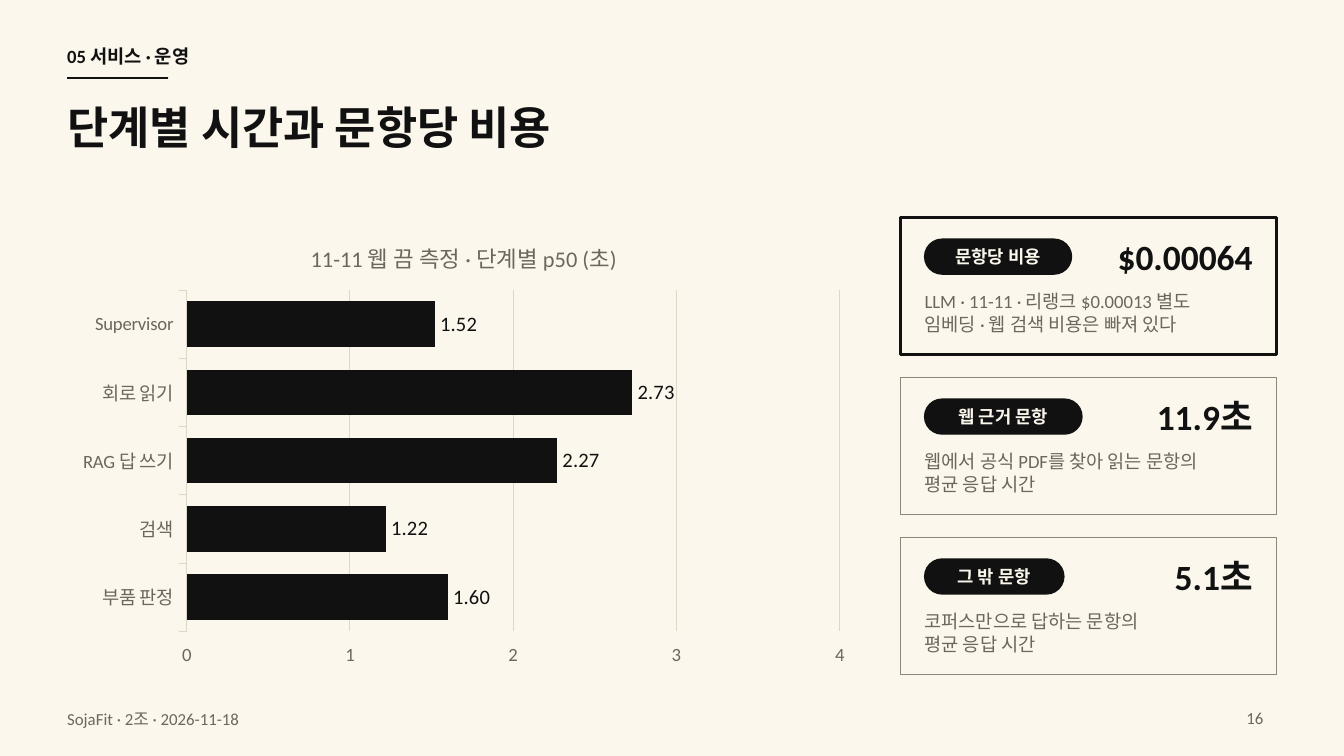
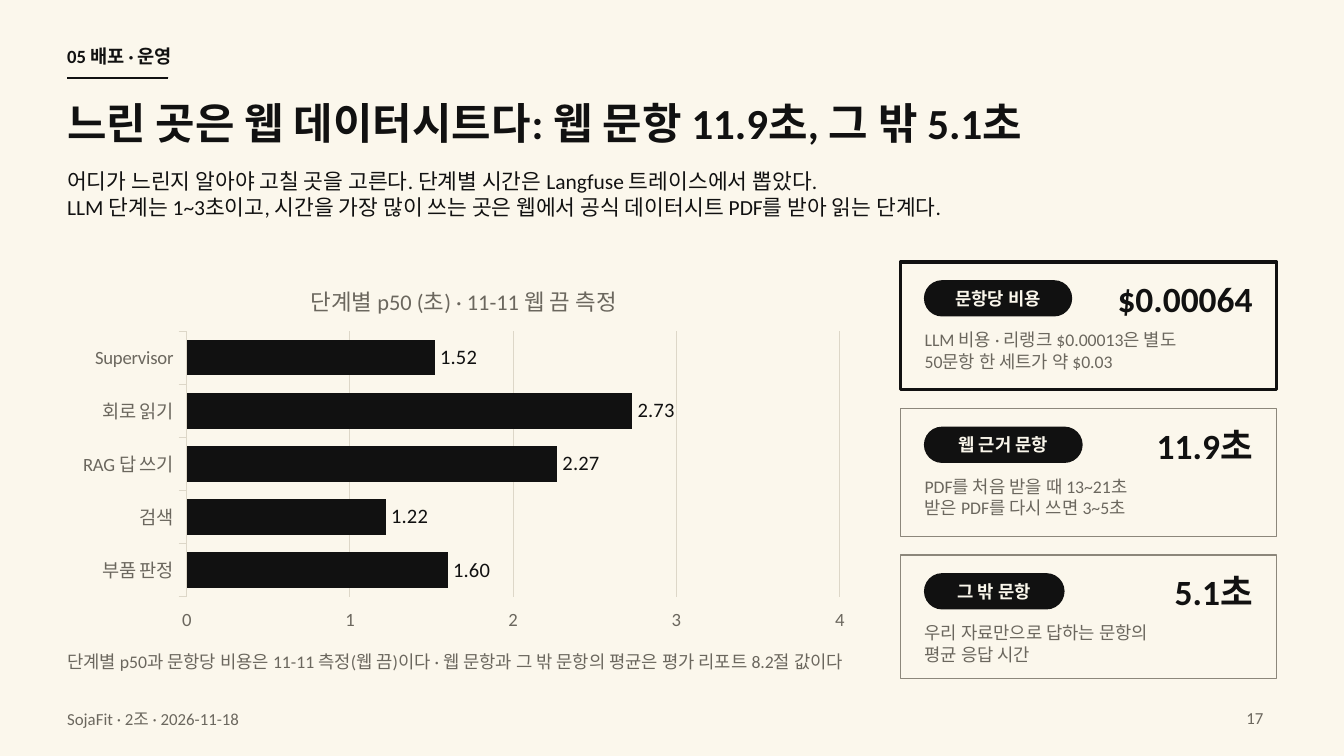
Before and after one commit to HJU5022/SojaFit, a slide deck: slide 17 of docs/deliverables/presentation/sojafit-final-2026-11-18.pptx (slide 16 before the commit). Drawn at 1344x756 pixels with LibreOffice and Linux fonts; fonts in the diff are those of the drawing. Boxes give left, top, right and bottom in pixels: in the first picture for what was removed or moved away, otherwise in the second. Text is boxed around its words. In the diff, an @@ line names an element or a change of style, - is before the commit and + after.

Commit message:
docs: 발표 덱을 20장 최종본으로 바꾸고(화면 캡처 제외 · 구조도 다시 그림 · 배포 절차 장 추가) PRESENTATION.md · 목록 문서 · 작업 기록을 맞춘다

```diff
--- a/docs/deliverables/presentation/sojafit-final-2026-11-18.pptx
+++ b/docs/deliverables/presentation/sojafit-final-2026-11-18.pptx
@@ text at box(67, 47, 172, 65): text changed @@
-05 서비스 · 운영
+05 배포 · 운영
@@ title at box(67, 102, 1022, 145): text changed; size 24 to 23 pt @@
-단계별 시간과 문항당 비용
+느린 곳은 웹 데이터시트다: 웹 문항 11.9초, 그 밖 5.1초
@@ text added at box(67, 171, 941, 218), 11.5 pt, text #111111 @@
+어디가 느린지 알아야 고칠 곳을 고른다. 단계별 시간은 Langfuse 트레이스에서 뽑았다.
+LLM 단계는 1~3초이고, 시간을 가장 많이 쓰는 곳은 웹에서 공식 데이터시트 PDF를 받아 읽는 단계다.
@@ bar chart at box(67, 262, 860, 638) @@
@@ title "11-11 웹 끔 측정 · 단계별 p50 (초)" to "단계별 p50 (초) · 11-11 웹 끔 측정" @@
@@ bar chart: place and size @@
-bar chart at box(67, 218, 860, 675)
+bar chart at box(67, 262, 860, 638)
@@ rectangle: place and size @@
-rectangle at box(900, 218, 1277, 355)
+rectangle at box(900, 262, 1277, 390)
@@ rounded rectangle "문항당 비용": place and size @@
-rounded rectangle "문항당 비용" at box(925, 239, 1071, 274)
+rounded rectangle "문항당 비용" at box(925, 281, 1071, 316)
@@ text "$0.00064": place and size @@
-text "$0.00064" at box(1118, 245, 1253, 274)
+text "$0.00064" at box(1118, 287, 1253, 316)
@@ text at box(925, 331, 1177, 370): text changed; size 10 to 9.5 pt @@
-LLM · 11-11 · 리랭크 $0.00013 별도
-임베딩 · 웹 검색 비용은 빠져 있다
+LLM 비용 · 리랭크 $0.00013은 별도
+50문항 한 세트가 약 $0.03
@@ rectangle: place and size @@
-rectangle at box(900, 378, 1277, 515)
+rectangle at box(900, 409, 1277, 536)
@@ text "11.9초": place and size @@
-text "11.9초" at box(1157, 401, 1253, 431)
+text "11.9초" at box(1157, 429, 1253, 460)
@@ rounded rectangle "웹 근거 문항": place and size @@
-rounded rectangle "웹 근거 문항" at box(925, 399, 1082, 434)
+rounded rectangle "웹 근거 문항" at box(925, 427, 1082, 462)
@@ text removed at box(925, 452, 1197, 493) @@
-웹에서 공식 PDF를 찾아 읽는 문항의
-평균 응답 시간
@@ text added at box(925, 478, 1127, 516), 9.5 pt, text #6B675E @@
+PDF를 처음 받을 때 13~21초
+받은 PDF를 다시 쓰면 3~5초
@@ rectangle: place and size @@
-rectangle at box(900, 538, 1277, 675)
+rectangle at box(900, 555, 1277, 679)
@@ text "5.1초": place and size @@
-text "5.1초" at box(1175, 561, 1253, 591)
+text "5.1초" at box(1175, 576, 1253, 606)
@@ rounded rectangle "그 밖 문항": place and size @@
-rounded rectangle "그 밖 문항" at box(925, 559, 1064, 594)
+rounded rectangle "그 밖 문항" at box(925, 574, 1064, 609)
@@ text at box(925, 624, 1148, 641): text changed; size 10 to 9.5 pt @@
-코퍼스만으로 답하는 문항의
+우리 자료만으로 답하는 문항의
@@ text "우리 자료만으로 답하는 문항의": place and size @@
-text "우리 자료만으로 답하는 문항의" at box(925, 612, 1138, 653)
+text "우리 자료만으로 답하는 문항의" at box(925, 624, 1148, 663)
@@ text added at box(67, 653, 843, 671), 9.5 pt, text #6B675E @@
+단계별 p50과 문항당 비용은 11-11 측정(웹 끔)이다 · 웹 문항과 그 밖 문항의 평균은 평가 리포트 8.2절 값이다
@@ text at box(925, 646, 1031, 663): size 10 to 9.5 pt in "평균 응답 시간" @@
@@ page number at box(1246, 713, 1263, 724): text changed @@
-16
+17
```
Also in this commit, not shown: 16 other slides changed, 3 slides added, 2 slides removed, 5 other files.
